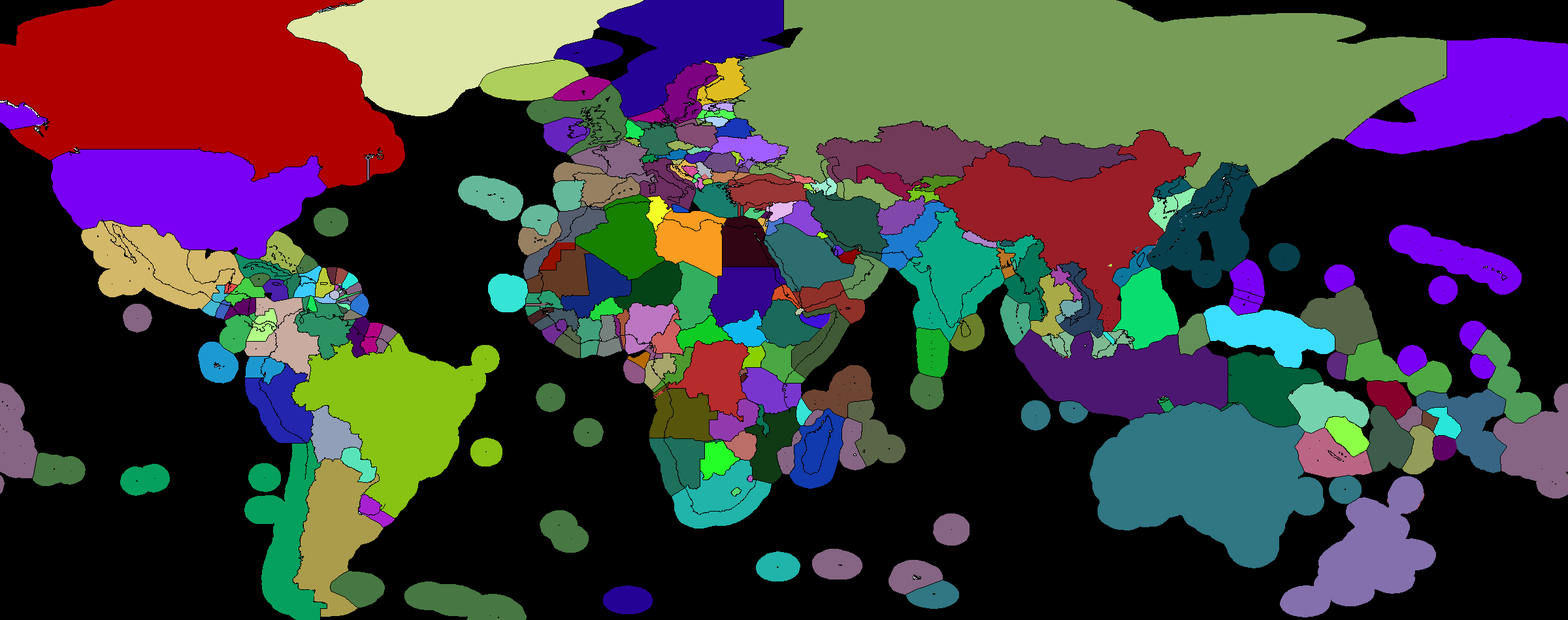
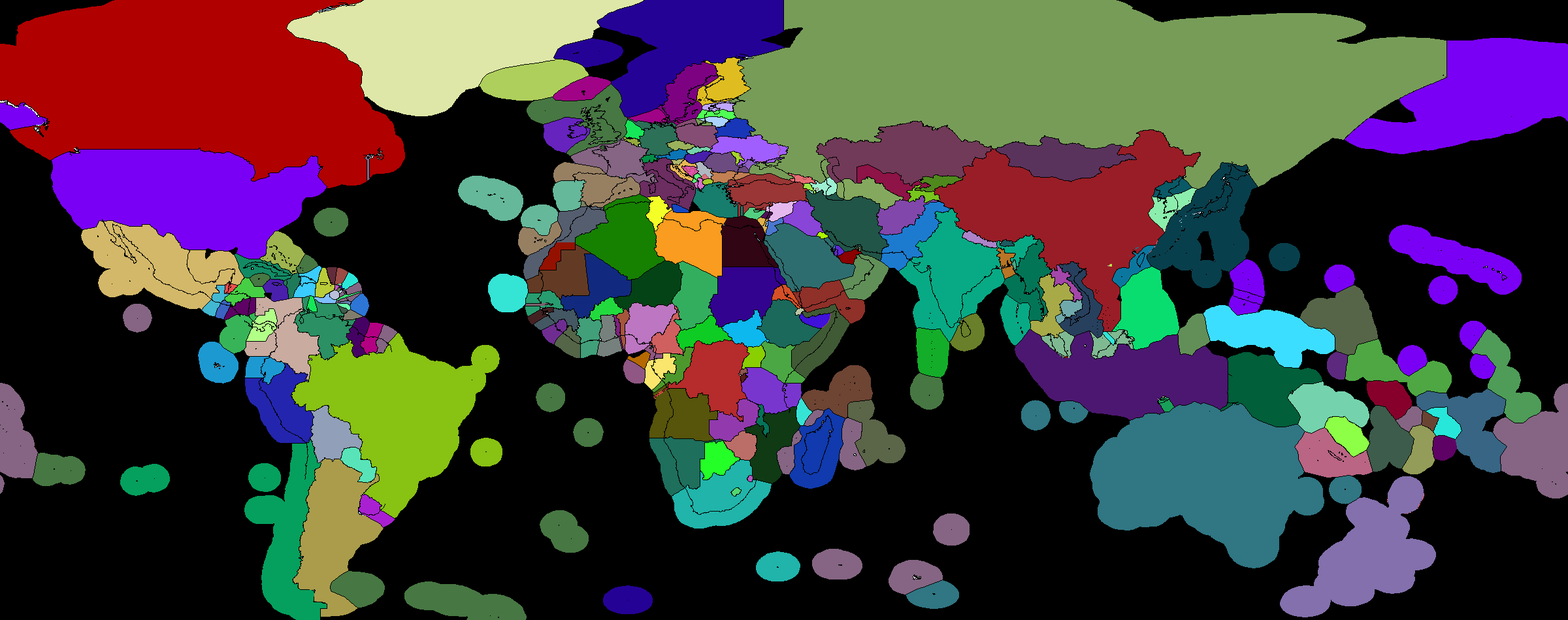
Layers edited between the first and the second 1568 × 620 image:
painted on "Internationalwaters.png" over [640, 159, 1031, 391]
